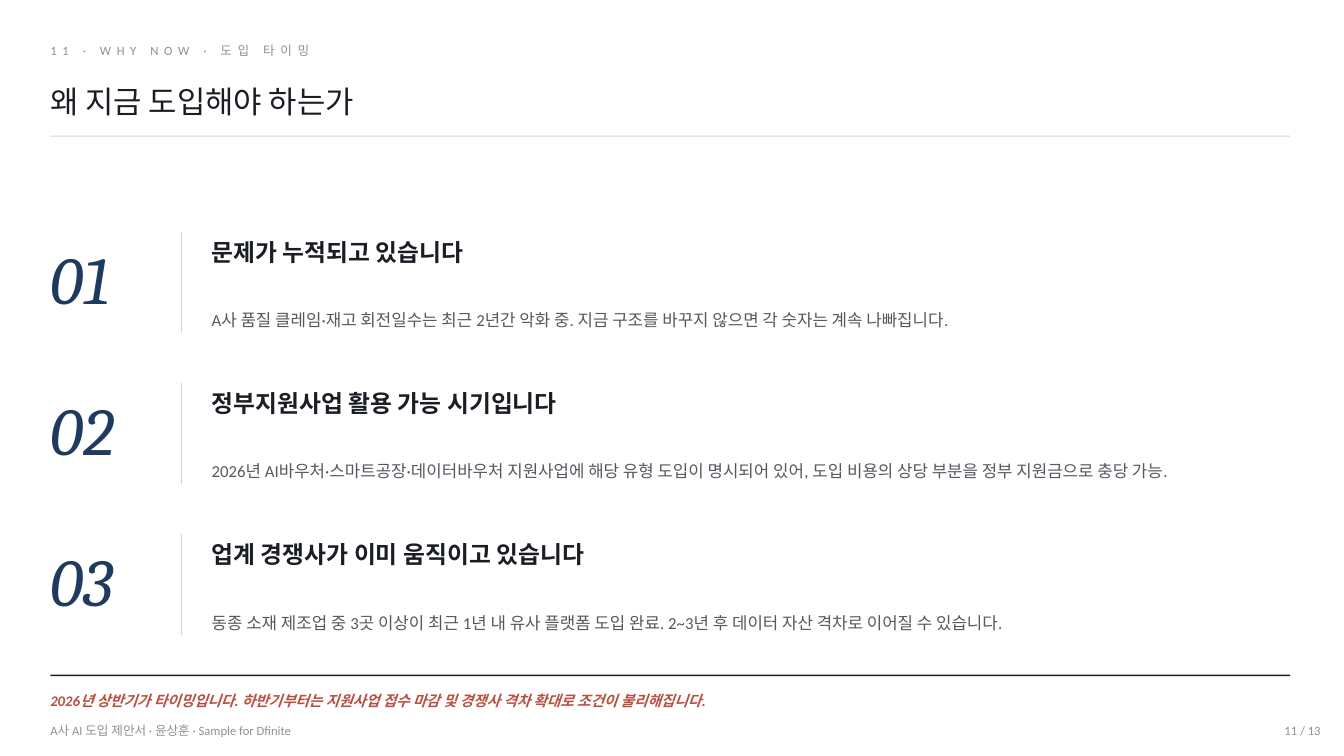
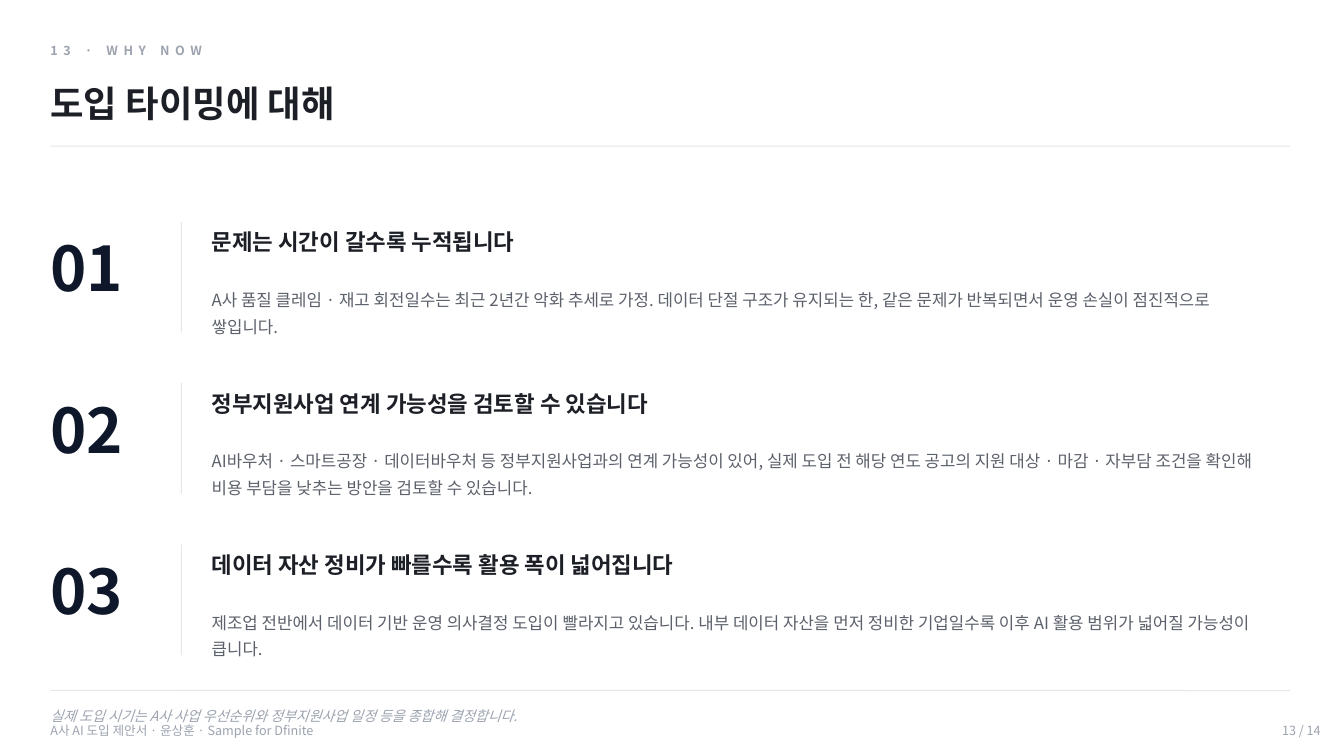
Before and after one commit to hoon7624g-web/DFNT, a slide deck: slide 13 of A_Corp_AI_Proposal_Sample.pptx (slide 11 before the commit). Drawn at 1344x756 pixels with LibreOffice and Linux fonts; fonts in the diff are those of the drawing. Boxes give left, top, right and bottom in pixels: in the first picture for what was removed or moved away, otherwise in the second. Text is boxed around its words. In the diff, an @@ line names an element or a change of style, - is before the commit and + after.

```diff
--- a/A_Corp_AI_Proposal_Sample.pptx
+++ b/A_Corp_AI_Proposal_Sample.pptx
@@ text added at [50, 35, 1291, 66], 9 pt, text #9CA3AF, bold @@
+13 · WHY NOW
@@ text at [50, 86, 335, 121]: text changed; size 9 to 26 pt; font Calibri to Noto Sans CJK KR; text colour #8C9196 to #1C1F26; bold on @@
-11 · WHY NOW · 도입 타이밍
+도입 타이밍에 대해
@@ text removed at [50, 87, 354, 116] @@
-왜 지금 도입해야 하는가
@@ line moved from (50, 136) - (1291, 136) to (50, 146) - (1291, 146) @@
@@ line (50, 146) - (1291, 146): stroke #D4D6D9 0.75 pt to #E5E7EB 0.75 pt @@
@@ size 48 to 44 pt, font Cambria to Noto Sans CJK KR, text colour #1E3A5F to #0F172A, bold on, italic off in 3 elements at [50, 406, 123, 454], [50, 567, 123, 615], [50, 244, 123, 292] @@
@@ text "01": place and size @@
-text "01" at [50, 259, 109, 305]
+text "01" at [50, 244, 123, 292]
@@ line moved from (181, 232) - (181, 333) to (181, 222) - (181, 333) @@
@@ line (181, 222) - (181, 333): stroke #D4D6D9 0.75 pt to #E5E7EB 0.75 pt @@
@@ text at [212, 231, 515, 252]: text changed; size 17 to 16 pt; font Calibri to Noto Sans CJK KR; text colour #1A1D23 to #1C1F26 @@
-문제가 누적되고 있습니다
+문제는 시간이 갈수록 누적됩니다
@@ text at [212, 292, 1210, 335]: text changed; font Calibri to Noto Sans CJK KR; text colour #54595F to #5C616B @@
-A사 품질 클레임·재고 회전일수는 최근 2년간 악화 중. 지금 구조를 바꾸지 않으면 각 숫자는 계속 나빠집니다.
+A사 품질 클레임 · 재고 회전일수는 최근 2년간 악화 추세로 가정. 데이터 단절 구조가 유지되는 한, 같은 문제가 반복되면서 운영 손실이 점진적으로 쌓입니다.
@@ line moved from (181, 383) - (181, 484) to (181, 383) - (181, 494) @@
@@ line (181, 383) - (181, 494): stroke #D4D6D9 0.75 pt to #E5E7EB 0.75 pt @@
@@ text at [212, 393, 648, 414]: text changed; size 17 to 16 pt; font Calibri to Noto Sans CJK KR; text colour #1A1D23 to #1C1F26 @@
-정부지원사업 활용 가능 시기입니다
+정부지원사업 연계 가능성을 검토할 수 있습니다
@@ text at [212, 453, 1252, 496]: text changed; font Calibri to Noto Sans CJK KR; text colour #54595F to #5C616B @@
-2026년 AI바우처·스마트공장·데이터바우처 지원사업에 해당 유형 도입이 명시되어 있어, 도입 비용의 상당 부분을 정부 지원금으로 충당 가능.
+AI바우처 · 스마트공장 · 데이터바우처 등 정부지원사업과의 연계 가능성이 있어, 실제 도입 전 해당 연도 공고의 지원 대상 · 마감 · 자부담 조건을 확인해 비용 부담을 낮추는 방안을 검토할 수 있습니다.
@@ line moved from (181, 534) - (181, 635) to (181, 544) - (181, 655) @@
@@ line (181, 544) - (181, 655): stroke #D4D6D9 0.75 pt to #E5E7EB 0.75 pt @@
@@ text at [212, 554, 674, 575]: text changed; size 17 to 16 pt; font Calibri to Noto Sans CJK KR; text colour #1A1D23 to #1C1F26 @@
-업계 경쟁사가 이미 움직이고 있습니다
+데이터 자산 정비가 빠를수록 활용 폭이 넓어집니다
@@ text at [212, 615, 1250, 657]: text changed; font Calibri to Noto Sans CJK KR; text colour #54595F to #5C616B @@
-동종 소재 제조업 중 3곳 이상이 최근 1년 내 유사 플랫폼 도입 완료. 2~3년 후 데이터 자산 격차로 이어질 수 있습니다.
+제조업 전반에서 데이터 기반 운영 의사결정 도입이 빨라지고 있습니다. 내부 데이터 자산을 먼저 정비한 기업일수록 이후 AI 활용 범위가 넓어질 가능성이 큽니다.
@@ text "A사 AI 도입 제안서 · ..." at [50, 724, 313, 738]: font Calibri to Noto Sans CJK KR, text colour #8C9196 to #9CA3AF @@
@@ line moved from (50, 676) - (1291, 676) to (50, 691) - (1291, 691) @@
@@ line (50, 691) - (1291, 691): stroke #1A1D23 1 pt to #E5E7EB 0.75 pt @@
@@ text at [50, 709, 517, 725]: text changed; size 10.5 to 10 pt; font Calibri to Noto Sans CJK KR; text colour #B85042 to #9CA3AF; bold off @@
-2026년 상반기가 타이밍입니다. 하반기부터는 지원사업 접수 마감 및 경쟁사 격차 확대로 조건이 불리해집니다.
+실제 도입 시기는 A사 사업 우선순위와 정부지원사업 일정 등을 종합해 결정합니다.
@@ text at [1282, 726, 1321, 735]: text changed; font Calibri to Noto Sans CJK KR; text colour #8C9196 to #9CA3AF @@
-11 / 13
+13 / 14
```
Also in this commit, not shown: 10 other slides changed, 3 slides added, 2 slides removed, 2 other files.
